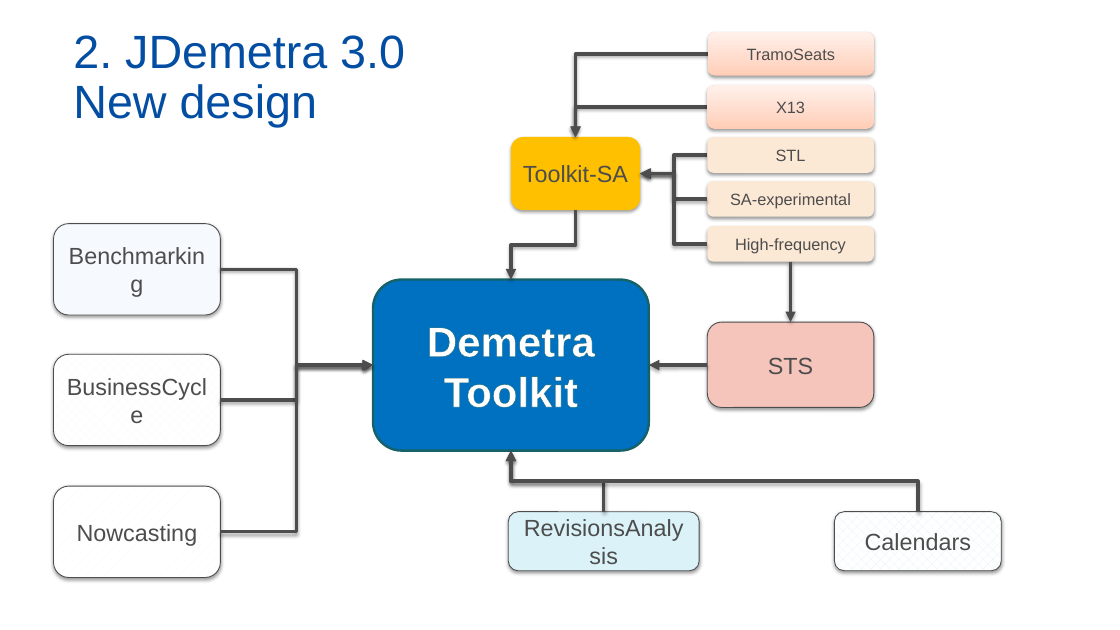
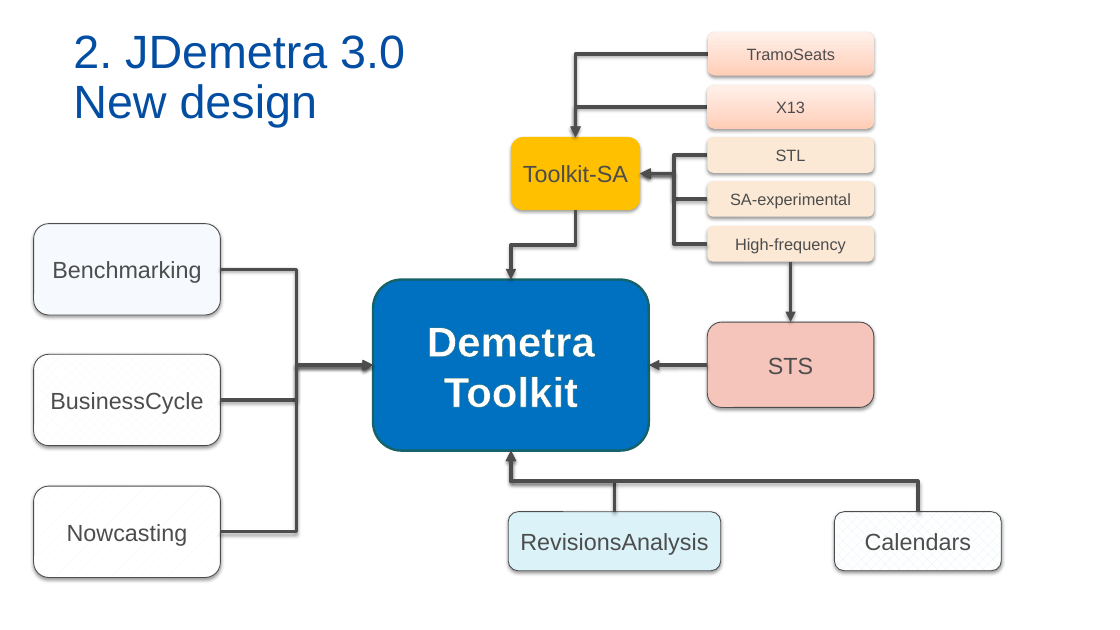
Before and after one commit to palatej/ESTP2026, a slide deck: slide 3 of 1.2 JD+3 Overview.pptx. Drawn at 1120x630 pixels with LibreOffice and Linux fonts; fonts in the diff are those of the drawing. Boxes give left, top, right and bottom in pixels: in the first picture for what was removed or moved away, otherwise in the second. Text is boxed around its words. In the diff, an @@ line names an element or a change of style, - is before the commit and + after.

```diff
--- a/1.2 JD+3 Overview.pptx
+++ b/1.2 JD+3 Overview.pptx
@@ rounded rectangle "Benchmarking": place and size @@
-rounded rectangle "Benchmarking" at bbox=[54, 223, 221, 315]
+rounded rectangle "Benchmarking" at bbox=[34, 223, 220, 315]
@@ rounded rectangle "BusinessCycle": place and size @@
-rounded rectangle "BusinessCycle" at bbox=[54, 355, 221, 446]
+rounded rectangle "BusinessCycle" at bbox=[34, 355, 220, 446]
@@ elbow arrow moved from (604, 512) - (511, 450) to (615, 512) - (511, 450) @@
@@ rounded rectangle "Nowcasting": place and size @@
-rounded rectangle "Nowcasting" at bbox=[54, 486, 221, 578]
+rounded rectangle "Nowcasting" at bbox=[34, 486, 220, 578]
@@ rounded rectangle "RevisionsAnalysis": place and size @@
-rounded rectangle "RevisionsAnalysis" at bbox=[508, 512, 699, 571]
+rounded rectangle "RevisionsAnalysis" at bbox=[508, 512, 721, 571]
```
Also in this commit, not shown: 8 other files.
